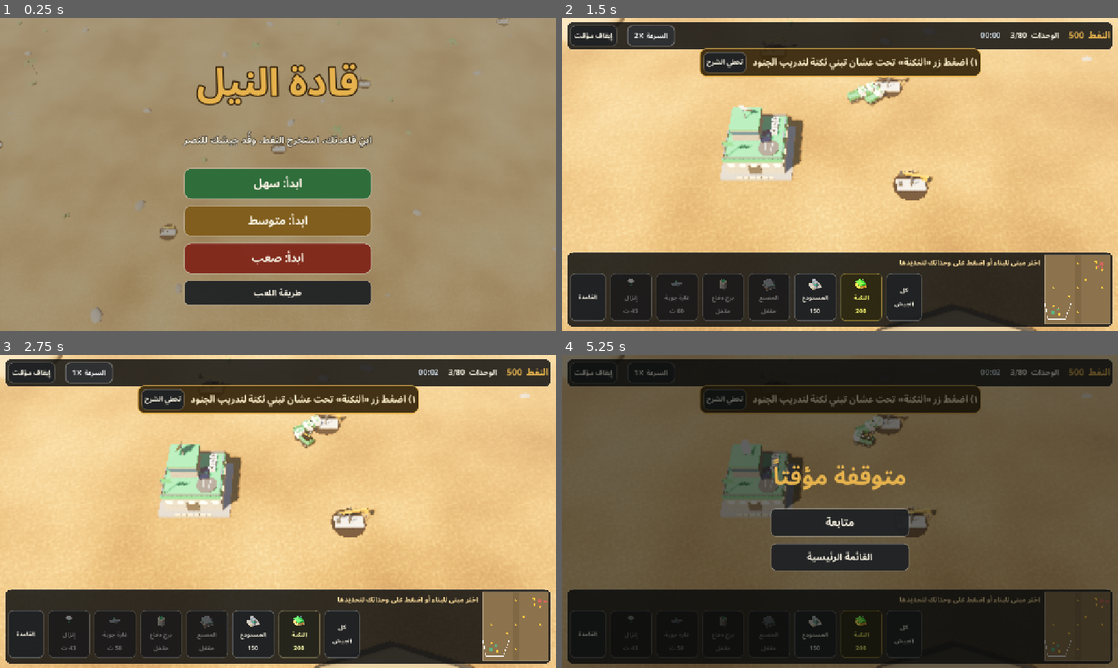
Above: before the commit, frames 1-4 (two rows, left to right).
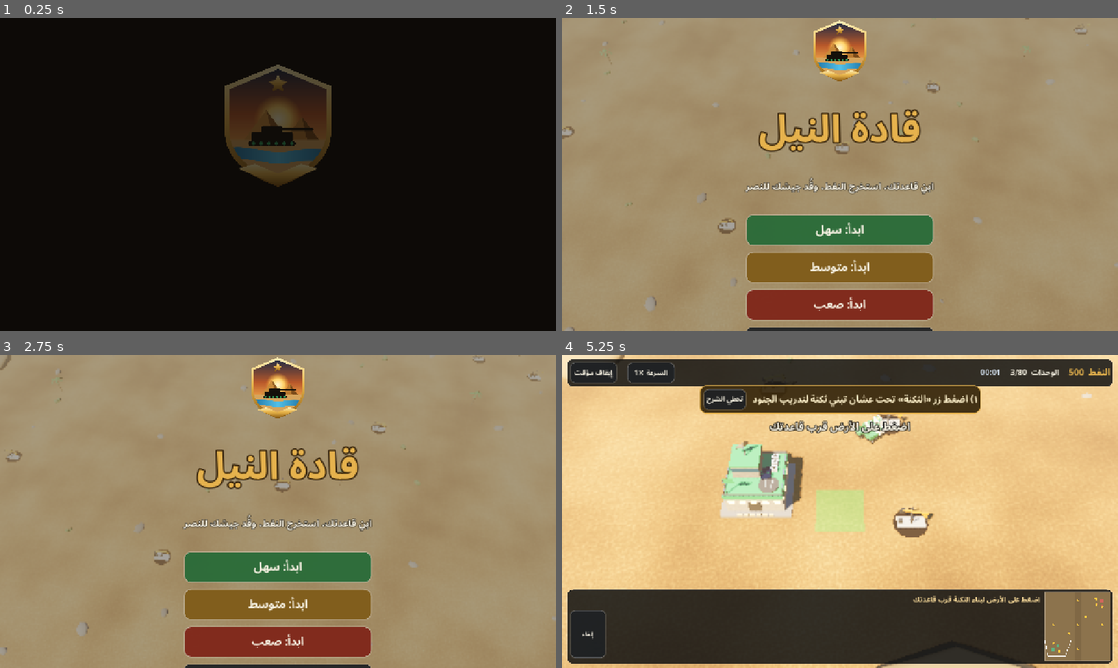
Above: after the commit, the same moments.

Repository: skfk86/banee
Game: Godot game, scene res://scenes/main.tscn
The game is run twice, just before and just after one commit, with the same random seed, the same clock (stepped at 60 frames per second) and the same inputs.
Inputs (mouse positions are in pixels of both pictures, inside the frame that each line leads up to):
- Up to frame 1 (0.25 s): no input
- Up to frame 2 (1.5 s): click "ابدأ: سهل" at 0.5 s; click (650, 36) at 1.25 s, where only the run before the commit has a clickable "السرعة ×1"
- Up to frame 3 (2.75 s): click (88, 373) at 2 s, where only the run before the commit has a clickable "السرعة ×2"
- Up to frame 4 (5.25 s): click (595, 373) at 2.75 s, where only the run before the commit has a clickable "إيقاف مؤقت"; click (840, 605) at 3.5 s, where only the run after the commit has a clickable "ابدأ: متوسط"; click "كل الجيش" at 4.25 s; click "الثكنة 200" at 5 s

The runs differ from the first frame. In frame 1, 100% of the frame differs, in the area x 0-100%, y 0-100%; in frame 2, 99%; in frame 3, 99%; in frame 4, 89%.

Commit message:
قادة النيل: شعار وشاشة بداية وأيقونة، ودعم ملفات أصوات وموسيقى حقيقية
Co-Authored-By: Claude Opus 5.5 <noreply@anthropic.com>
Claude-Session: https://claude.ai/code/session_01ER3VX8ysbHXpsCHD3GLbXH

Diff:
--- a/qadat-alnil/project.godot
+++ b/qadat-alnil/project.godot
@@ -7,10 +7,13 @@
 config/description="لعبة استراتيجية حربية"
 run/main_scene="res://scenes/main.tscn"
 config/features=PackedStringArray("4.7", "GL Compatibility")
-config/icon="res://icon.svg"
+config/icon="res://art/logo.png"
 config/quit_on_go_back=false
 boot_splash/bg_color=Color(0.08, 0.07, 0.05, 1)
-boot_splash/show_image=false
+boot_splash/show_image=true
+boot_splash/image="res://art/logo.png"
+boot_splash/fullsize=false
+boot_splash/use_filter=true
 run/max_fps=60
 
 [autoload]
--- a/qadat-alnil/scripts/hud.gd
+++ b/qadat-alnil/scripts/hud.gd
@@ -65,6 +65,7 @@
 	_build_menu()
 	_build_pause()
 	_build_end()
+	_build_splash()
 
 
 func _sb(bg: Color, border: Color, rad := 12) -> StyleBoxFlat:
@@ -228,6 +229,12 @@
 func _build_menu() -> void:
 	menu = _overlay(0.35)
 	var v := _center_box(menu)
+	var lg := TextureRect.new()
+	lg.texture = load("res://art/logo.png")
+	lg.custom_minimum_size = Vector2(150, 150)
+	lg.expand_mode = TextureRect.EXPAND_IGNORE_SIZE
+	lg.stretch_mode = TextureRect.STRETCH_KEEP_ASPECT_CENTERED
+	v.add_child(lg)
 	var t := _lbl(v, "قادة النيل", 88, ACCENT)
 	t.horizontal_alignment = HORIZONTAL_ALIGNMENT_CENTER
 	t.add_theme_color_override("font_outline_color", Color(0.15, 0.08, 0.0, 0.9))
@@ -271,6 +278,52 @@
 	_btn(v, "العب مرة أخرى", func(): game.start_game(game.diff), Vector2(320, 60), 24)
 	_btn(v, "القائمة الرئيسية", func(): game.quit_to_menu(), Vector2(320, 56), 22)
 	end_ov.visible = false
+
+
+## شاشة البداية: الشعار يكبر ويتوهج ثم يظهر الاسم، وتختفي بعد ثوانٍ أو باللمس
+func _build_splash() -> void:
+	var sp := ColorRect.new()
+	sp.color = Color(0.05, 0.04, 0.03)
+	sp.set_anchors_preset(Control.PRESET_FULL_RECT)
+	sp.mouse_filter = Control.MOUSE_FILTER_STOP
+	root.add_child(sp)
+	var v := VBoxContainer.new()
+	v.set_anchors_preset(Control.PRESET_FULL_RECT)
+	v.alignment = BoxContainer.ALIGNMENT_CENTER
+	v.add_theme_constant_override("separation", 10)
+	sp.add_child(v)
+	var lg := TextureRect.new()
+	lg.texture = load("res://art/logo.png")
+	lg.custom_minimum_size = Vector2(300, 300)
+	lg.expand_mode = TextureRect.EXPAND_IGNORE_SIZE
+	lg.stretch_mode = TextureRect.STRETCH_KEEP_ASPECT_CENTERED
+	lg.pivot_offset = Vector2(150, 150)
+	v.add_child(lg)
+	var t := _lbl(v, "قادة النيل", 76, ACCENT)
+	t.horizontal_alignment = HORIZONTAL_ALIGNMENT_CENTER
+	t.add_theme_color_override("font_outline_color", Color(0.2, 0.1, 0.0))
+	t.add_theme_constant_override("outline_size", 12)
+	var s := _lbl(v, "حرب الصحراء الاستراتيجية", 22, Color(0.85, 0.8, 0.7))
+	s.horizontal_alignment = HORIZONTAL_ALIGNMENT_CENTER
+	lg.modulate.a = 0.0
+	lg.scale = Vector2(0.6, 0.6)
+	t.modulate.a = 0.0
+	s.modulate.a = 0.0
+	var tw := sp.create_tween()
+	tw.set_parallel(true)
+	tw.tween_property(lg, "modulate:a", 1.0, 0.8)
+	tw.tween_property(lg, "scale", Vector2.ONE, 1.0).set_trans(Tween.TRANS_BACK).set_ease(Tween.EASE_OUT)
+	tw.chain().tween_property(t, "modulate:a", 1.0, 0.6)
+	tw.chain().tween_property(s, "modulate:a", 1.0, 0.5)
+	tw.chain().tween_interval(1.4)
+	tw.chain().tween_property(sp, "modulate:a", 0.0, 0.6)
+	tw.chain().tween_callback(sp.queue_free)
+	sp.gui_input.connect(func(e: InputEvent):
+		if e is InputEventScreenTouch or e is InputEventMouseButton:
+			if is_instance_valid(sp) and sp.modulate.a > 0.99:
+				tw.kill()
+				sp.queue_free())
+	Sfx.play("ready", -2.0, 0.0)
 
 
 # ===================== الحالات =====================
--- a/qadat-alnil/scripts/sfx.gd
+++ b/qadat-alnil/scripts/sfx.gd
@@ -16,27 +16,29 @@
 var _amb: AudioStreamPlayer
 var _thread: Thread
 var _music_want := false
+var _menu_music: AudioStream
+var _battle_music: AudioStream
 var _rng := RandomNumberGenerator.new()
 
 
 func _ready() -> void:
 	_rng.randomize()
 	_setup_buses()
-	_add("click", [_click()])
-	_add("select", [_radio(0.16, 1250.0, 1600.0), _radio(0.16, 1100.0, 1450.0)])
-	_add("ack", [_radio(0.2, 900.0, 1350.0), _radio(0.2, 1000.0, 760.0), _radio(0.18, 820.0, 1200.0)])
-	_add("error", [_buzz()])
-	_add("done", [_bells([293.7, 370.0, 440.0, 587.3], 0.11)])
-	_add("ready", [_horn([440.0, 587.3], 0.16)])
-	_add("bullet", [_gun(0), _gun(1), _gun(2)])
-	_add("shell", [_cannon(0.7, 95.0), _cannon(0.75, 85.0)])
-	_add("art", [_cannon(1.1, 60.0, true), _cannon(1.2, 52.0, true)])
-	_add("boom", [_explosion(1.7, 0), _explosion(1.9, 1), _explosion(1.6, 2)])
-	_add("rocket", [_rocket(0.75), _rocket(0.85)])
-	_add("strike", [_jet(2.6)])
-	_add("alert", [_siren(1.6)])
-	_add("victory", [_horn([293.7, 370.0, 440.0, 587.3], 0.22, true)])
-	_add("defeat", [_horn([293.7, 277.2, 233.1, 220.0], 0.3, true)])
+	_add("click", func(): return [_click()])
+	_add("select", func(): return [_radio(0.16, 1250.0, 1600.0), _radio(0.16, 1100.0, 1450.0)])
+	_add("ack", func(): return [_radio(0.2, 900.0, 1350.0), _radio(0.2, 1000.0, 760.0), _radio(0.18, 820.0, 1200.0)])
+	_add("error", func(): return [_buzz()])
+	_add("done", func(): return [_bells([293.7, 370.0, 440.0, 587.3], 0.11)])
+	_add("ready", func(): return [_horn([440.0, 587.3], 0.16)])
+	_add("bullet", func(): return [_gun(0), _gun(1), _gun(2)])
+	_add("shell", func(): return [_cannon(0.7, 95.0), _cannon(0.75, 85.0)])
+	_add("art", func(): return [_cannon(1.1, 60.0, true), _cannon(1.2, 52.0, true)])
+	_add("boom", func(): return [_explosion(1.7, 0), _explosion(1.9, 1), _explosion(1.6, 2)])
+	_add("rocket", func(): return [_rocket(0.75), _rocket(0.85)])
+	_add("strike", func(): return [_jet(2.6)])
+	_add("alert", func(): return [_siren(1.6)])
+	_add("victory", func(): return [_horn([293.7, 370.0, 440.0, 587.3], 0.22, true)])
+	_add("defeat", func(): return [_horn([293.7, 277.2, 233.1, 220.0], 0.3, true)])
 	_load_overrides()
 	for i in 14:
 		var p := AudioStreamPlayer.new()
@@ -52,9 +54,24 @@
 	_amb.volume_db = -20.0
 	_amb.stream = _wind(8.0)
 	add_child(_amb)
-	# توليد الموسيقى في خيط منفصل حتى لا يتجمد الإقلاع
-	_thread = Thread.new()
-	_thread.start(_make_music)
+	_battle_music = _ogg_loop("res://sounds/music_battle.ogg")
+	var menu_m := _ogg_loop("res://sounds/music.ogg")
+	if menu_m:
+		_music.stream = menu_m
+		_menu_music = menu_m
+	else:
+		# توليد الموسيقى في خيط منفصل حتى لا يتجمد الإقلاع
+		_thread = Thread.new()
+		_thread.start(_make_music)
+
+
+func _ogg_loop(path: String) -> AudioStream:
+	if not ResourceLoader.exists(path):
+		return null
+	var o: AudioStream = load(path)
+	if o is AudioStreamOggVorbis:
+		o.loop = true
+	return o
 
 
 func _exit_tree() -> void:
@@ -84,6 +101,11 @@
 func music(on: bool, battle := false) -> void:
 	_music_want = on and not muted
 	if _music_want:
+		# موسيقى المعركة منفصلة عن موسيقى القائمة إن وُجدت
+		var want: AudioStream = _battle_music if (battle and _battle_music) else _menu_music
+		if want and _music.stream != want:
+			_music.stream = want
+			_music.play()
 		if _music.stream and not _music.playing:
 			_music.play()
 		if battle and not _amb.playing:
@@ -131,15 +153,21 @@
 	AudioServer.add_bus_effect(sfx, cmp)
 
 
-func _add(n: String, list: Array) -> void:
-	streams[n] = list
+## يحمّل ملفات حقيقية sounds/<الاسم>.ogg أو <الاسم>_1.ogg ... وإلا يولّد الصوت بالكود
+func _add(n: String, gen: Callable) -> void:
+	var list := []
+	var single := "res://sounds/%s.ogg" % n
+	if ResourceLoader.exists(single):
+		list.append(load(single))
+	for i in range(1, 9):
+		var pth := "res://sounds/%s_%d.ogg" % [n, i]
+		if ResourceLoader.exists(pth):
+			list.append(load(pth))
+	streams[n] = list if not list.is_empty() else gen.call()
 
 
 func _load_overrides() -> void:
-	for n in streams.keys():
-		var path := "res://sounds/%s.ogg" % n
-		if ResourceLoader.exists(path):
-			streams[n] = [load(path)]
+	pass
 
 
 # ===================== أدوات DSP =====================
@@ -505,6 +533,7 @@
 		_music.stream = o
 	else:
 		_music.stream = w
+	_menu_music = _music.stream
 	if _music_want:
 		_music.play()
 
